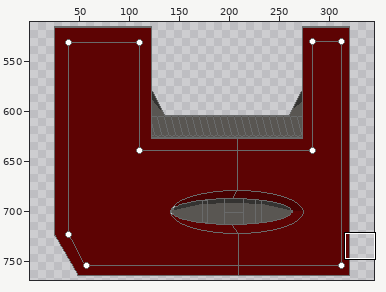
Pixel-art file -- Assets/room/side_down.aseprite. Above: a wide view before the commit, with the close-up outlined.
Close-up. Earlier state:
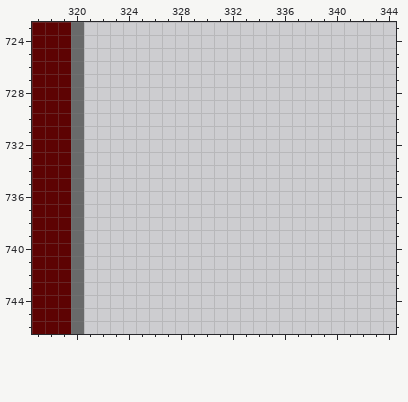
1000x1000 pixels, 1 frame. Shown: x 317..344, y 723..746. The wide view leaves out empty margins. The commit also changed other parts of the picture, which this record leaves out.
The result:
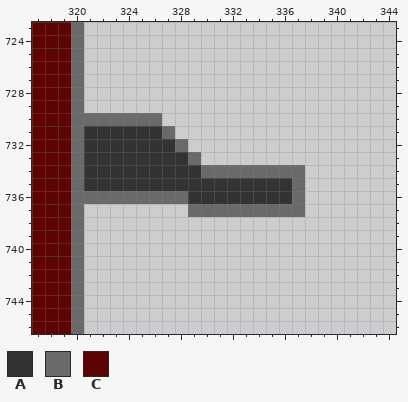
Palette (. is transparent): A #343331  B #696a6a  C #5d0303
The edit:
@@ x 317..344 @@
 729 CCCB........................
-730 CCCB........................
-731 CCCB........................
-732 CCCB........................
-733 CCCB........................
-734 CCCB........................
-735 CCCB........................
-736 CCCB........................
-737 CCCB........................
+730 CCCBBBBBBB..................
+731 CCCBAAAAAAB.................
+732 CCCBAAAAAAAB................
+733 CCCBAAAAAAAAB...............
+734 CCCBAAAAAAAAABBBBBBBB.......
+735 CCCBAAAAAAAAAAAAAAAAB.......
+736 CCCBBBBBBBBBAAAAAAAAB.......
+737 CCCB........BBBBBBBBB.......
 738 CCCB........................
Pixel boxes of the changes (left, top, right, bottom) in both close-ups:
added: (84, 113, 305, 217)
